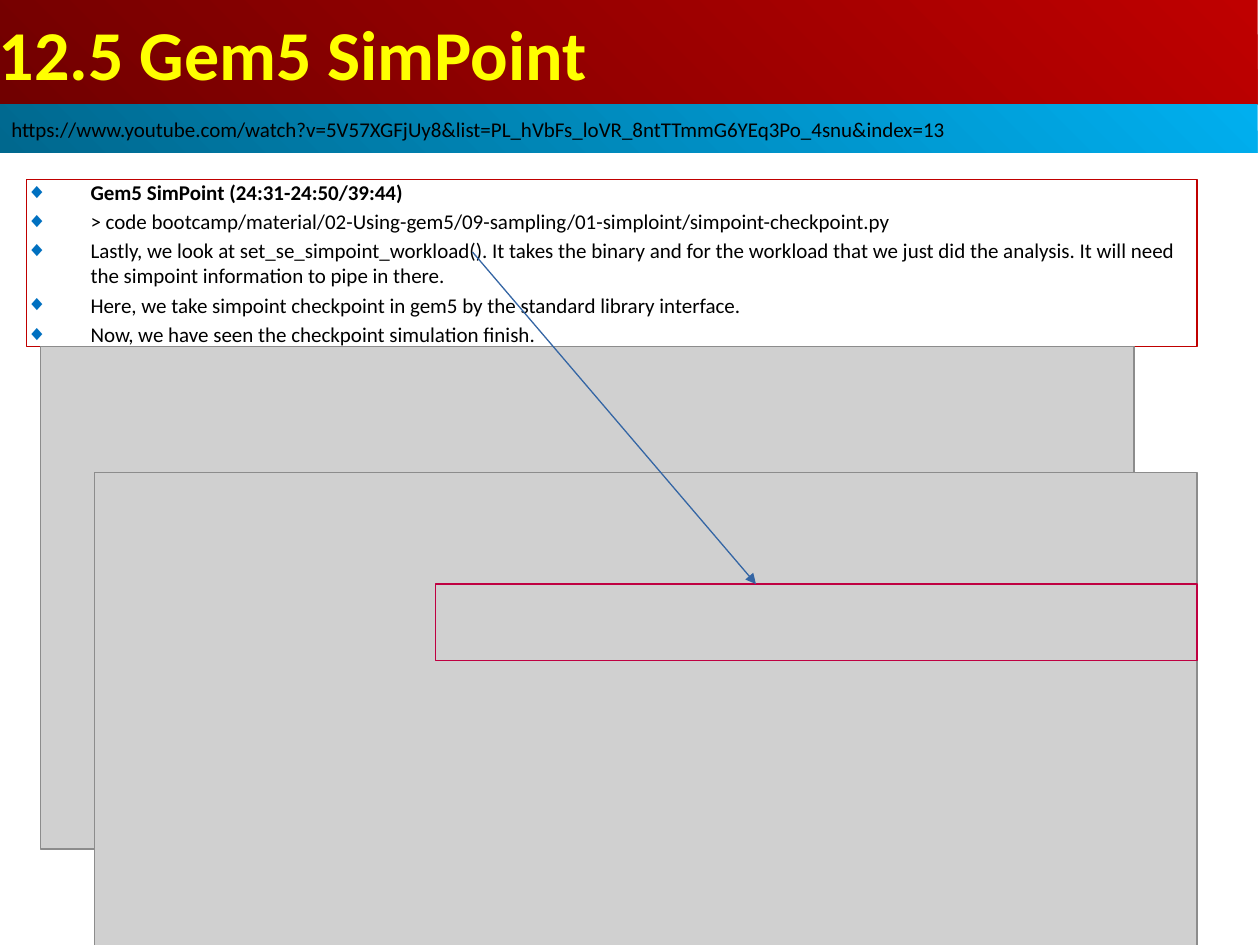
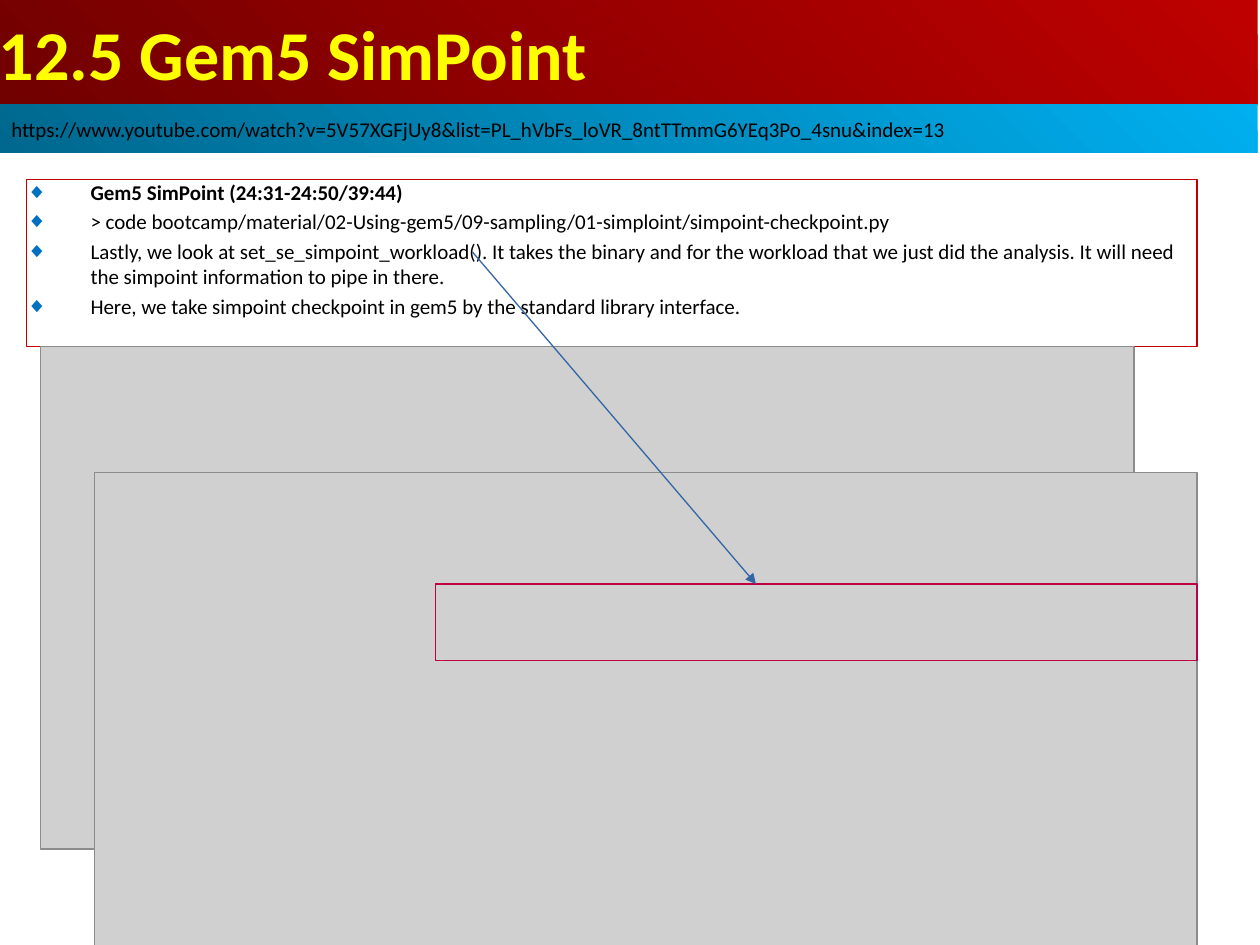
Before and after one commit to peterhchen/AIU_CS850_Gem5_McPAT, a slide deck: slide 60 of 050_Gem5/013.SampleSim/000_Video/013.SampleSim.ppt. Drawn at 1260x945 pixels with LibreOffice and Linux fonts; fonts in the diff are those of the drawing; grey boxes stand for pictures. Boxes give left, top, right and bottom in pixels: in the first picture for what was removed or moved away, otherwise in the second. Text is boxed around its words. In the diff, an @@ line names an element or a change of style, - is before the commit and + after.

```diff
--- a/050_Gem5/013.SampleSim/000_Video/013.SampleSim.ppt
+++ b/050_Gem5/013.SampleSim/000_Video/013.SampleSim.ppt
@@ text in rectangle at (x1=91, y1=324, x2=534, y2=348): paragraph removed @@
-◆ Now, we have seen the checkpoint simulation finish.
```
Also in this commit, not shown: 1 other slide changed, 4 slides added.
